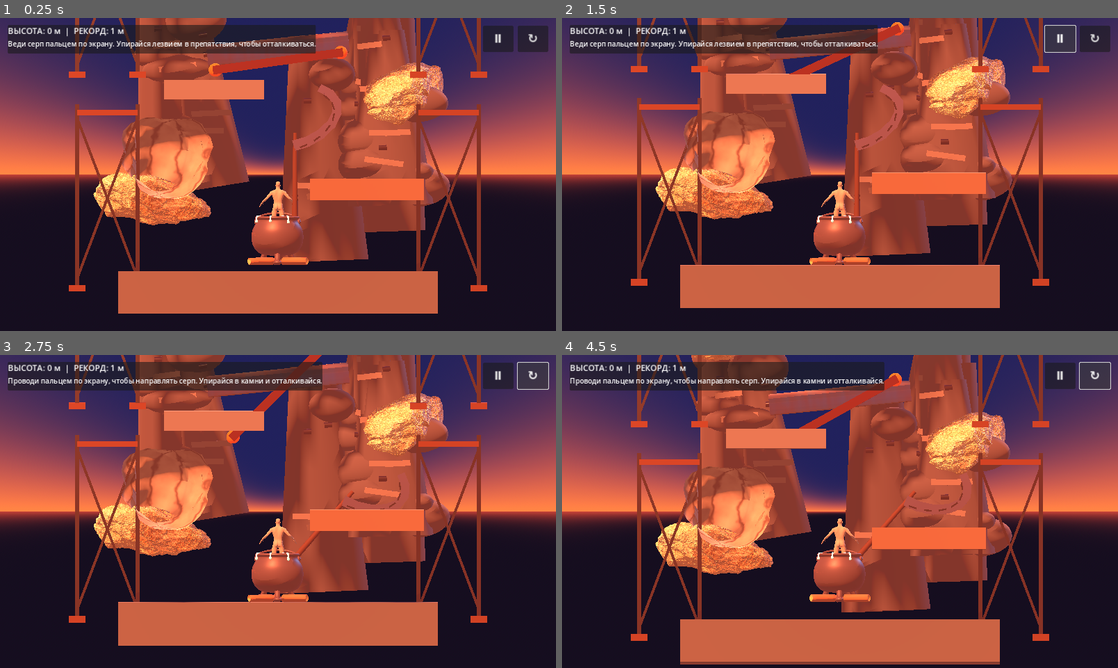
Above: before the commit, frames 1-4 (two rows, left to right).
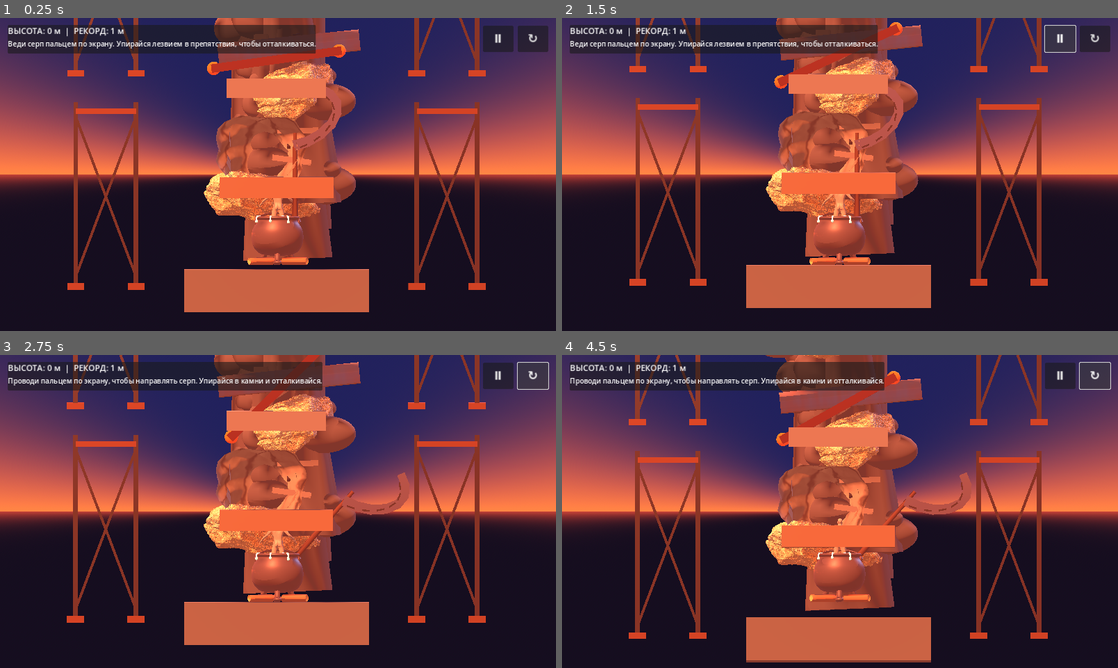
Above: after the commit, the same moments.

Repository: uchihabaha05-del/CLIMB-MASTER
Game: Godot game, scene res://scenes/main.tscn
Same seed, same stepped clock (60 frames per second), same inputs: the game is played once before the commit and once after it.
Inputs:
- Up to frame 1 (0.25 s): no input
- Up to frame 2 (1.5 s): click "Ⅱ" at 0.5 s; click "▶" at 1.25 s
- Up to frame 3 (2.75 s): click "↻" at 2 s
- Up to frame 4 (4.5 s): click "Ⅱ" at 2.75 s; click "▶" at 3.5 s; click "↻" at 4.25 s

The runs differ from the first frame. In frame 1, 37% of the frame differs, in the area x 12-88%, y 0-95%; in frame 2, 35%; in frame 3, 36%; in frame 4, 39%, in the area x 12-88%, y 0-99%.

Commit message:
Align climbing obstacles into one central route

Diff:
--- a/scripts/main.gd
+++ b/scripts/main.gd
@@ -72,14 +72,14 @@
     fill.light_energy = 0.38
     add_child(fill)
 
-    _add_platform(Vector3(0, -0.7, 0), Vector3(9, 1.2, 9), Color(0.25, 0.29, 0.32))
-    _add_platform(Vector3(2.5, 2.2, 0.0), Vector3(3.2, 0.6, 2.6), Color(0.35, 0.31, 0.26))
-    _add_platform(Vector3(-1.8, 5.0, 0.0), Vector3(2.8, 0.55, 2.4), Color(0.32, 0.36, 0.39))
-    _add_platform(Vector3(1.5, 7.8, 0.0), Vector3(2.6, 0.55, 2.3), Color(0.42, 0.34, 0.27))
-    _add_platform(Vector3(-2.0, 10.7, 0.0), Vector3(2.8, 0.55, 2.3), Color(0.32, 0.38, 0.34))
-    _add_platform(Vector3(1.2, 13.7, 0.0), Vector3(3.0, 0.55, 2.4), Color(0.39, 0.34, 0.31))
-    _add_platform(Vector3(-1.2, 16.8, 0.0), Vector3(3.0, 0.55, 2.4), Color(0.31, 0.36, 0.42))
-    _add_platform(Vector3(1.5, 20.0, 0.0), Vector3(3.5, 0.65, 3.0), Color(0.43, 0.36, 0.29))
+    _add_platform(Vector3(0, -0.7, 0), Vector3(5.2, 1.2, 9), Color(0.25, 0.29, 0.32))
+    _add_platform(Vector3(0.0, 2.2, 0.0), Vector3(3.2, 0.6, 2.6), Color(0.35, 0.31, 0.26))
+    _add_platform(Vector3(0.0, 5.0, 0.0), Vector3(2.8, 0.55, 2.4), Color(0.32, 0.36, 0.39))
+    _add_platform(Vector3(0.0, 7.8, 0.0), Vector3(2.6, 0.55, 2.3), Color(0.42, 0.34, 0.27))
+    _add_platform(Vector3(0.0, 10.7, 0.0), Vector3(2.8, 0.55, 2.3), Color(0.32, 0.38, 0.34))
+    _add_platform(Vector3(0.0, 13.7, 0.0), Vector3(3.0, 0.55, 2.4), Color(0.39, 0.34, 0.31))
+    _add_platform(Vector3(0.0, 16.8, 0.0), Vector3(3.0, 0.55, 2.4), Color(0.31, 0.36, 0.42))
+    _add_platform(Vector3(0.0, 20.0, 0.0), Vector3(3.5, 0.65, 3.0), Color(0.43, 0.36, 0.29))
 
     # Climbable rock pillars now have matching physics colliders.
     for i in range(12):
@@ -155,7 +155,7 @@
             bolt.material_override = steel
             rock_body.add_child(bolt)
 
-        rock_body.position = Vector3(randf_range(-5.5, 5.5), randf_range(1.0, 19.0), randf_range(-3.2, -1.8))
+        rock_body.position = Vector3(randf_range(-0.9, 0.9), randf_range(1.0, 19.0), randf_range(-3.2, -1.8))
         rock_body.rotation.z = randf_range(-0.2, 0.2)
         add_child(rock_body)
 
@@ -168,12 +168,12 @@
         return
 
     var placements: Array[Dictionary] = [
-        {"position": Vector3(-3.8, 1.25, -1.35), "rotation": Vector3(0.12, 0.35, -0.18), "scale": 2.65},
-        {"position": Vector3(3.7, 4.25, -1.55), "rotation": Vector3(-0.16, 1.15, 0.22), "scale": 2.85},
-        {"position": Vector3(-3.65, 7.25, -1.45), "rotation": Vector3(0.08, 2.1, -0.12), "scale": 2.7},
-        {"position": Vector3(3.75, 10.15, -1.5), "rotation": Vector3(-0.1, 0.55, 0.16), "scale": 2.9},
-        {"position": Vector3(-3.7, 13.25, -1.4), "rotation": Vector3(0.14, 1.65, -0.2), "scale": 2.75},
-        {"position": Vector3(3.55, 16.35, -1.5), "rotation": Vector3(-0.12, 2.55, 0.14), "scale": 2.85}
+        {"position": Vector3(-0.65, 1.25, -1.35), "rotation": Vector3(0.12, 0.35, -0.18), "scale": 2.65},
+        {"position": Vector3(0.65, 4.25, -1.55), "rotation": Vector3(-0.16, 1.15, 0.22), "scale": 2.85},
+        {"position": Vector3(-0.55, 7.25, -1.45), "rotation": Vector3(0.08, 2.1, -0.12), "scale": 2.7},
+        {"position": Vector3(0.60, 10.15, -1.5), "rotation": Vector3(-0.1, 0.55, 0.16), "scale": 2.9},
+        {"position": Vector3(-0.6, 13.25, -1.4), "rotation": Vector3(0.14, 1.65, -0.2), "scale": 2.75},
+        {"position": Vector3(0.55, 16.35, -1.5), "rotation": Vector3(-0.12, 2.55, 0.14), "scale": 2.85}
     ]
 
     for placement in placements:
@@ -221,12 +221,12 @@
 
     # Stagger the imported pieces along the route so they form a deliberate climbing line.
     var placements: Array[Dictionary] = [
-        {"source": source_rock, "position": Vector3(-3.15, 3.15, 0.1), "rotation": -0.18, "scale": 1.35, "name": "TexturedRock_A"},
-        {"source": source_pipe, "position": Vector3(0.0, 6.15, 0.15), "rotation": 0.10, "scale": 1.0, "name": "RustPipe_A"},
-        {"source": source_ledge, "position": Vector3(3.0, 8.95, 0.0), "rotation": -0.12, "scale": 1.15, "name": "StoneLedge_A"},
-        {"source": source_rock, "position": Vector3(3.25, 12.0, 0.1), "rotation": 0.22, "scale": 1.28, "name": "TexturedRock_B"},
-        {"source": source_pipe, "position": Vector3(0.0, 15.0, 0.15), "rotation": -0.14, "scale": 1.05, "name": "RustPipe_B"},
-        {"source": source_ledge, "position": Vector3(-3.0, 17.9, 0.0), "rotation": 0.15, "scale": 1.18, "name": "StoneLedge_B"}
+        {"source": source_rock, "position": Vector3(-0.45, 3.15, 0.1), "rotation": -0.18, "scale": 1.35, "name": "TexturedRock_A"},
+        {"source": source_pipe, "position": Vector3(0.35, 6.15, 0.15), "rotation": 0.10, "scale": 1.0, "name": "RustPipe_A"},
+        {"source": source_ledge, "position": Vector3(-0.35, 8.95, 0.0), "rotation": -0.12, "scale": 1.15, "name": "StoneLedge_A"},
+        {"source": source_rock, "position": Vector3(0.45, 12.0, 0.1), "rotation": 0.22, "scale": 1.28, "name": "TexturedRock_B"},
+        {"source": source_pipe, "position": Vector3(-0.35, 15.0, 0.15), "rotation": -0.14, "scale": 1.05, "name": "RustPipe_B"},
+        {"source": source_ledge, "position": Vector3(0.35, 17.9, 0.0), "rotation": 0.15, "scale": 1.18, "name": "StoneLedge_B"}
     ]
 
     for item in placements:
@@ -310,8 +310,8 @@
 func _build_checkpoints() -> void:
     # Checkpoints sit safely above the third and fifth ledges.
     checkpoint_positions = [
-        Vector3(1.5, 8.75, 0.0),
-        Vector3(1.2, 14.45, 0.0)
+        Vector3(0.0, 8.75, 0.0),
+        Vector3(0.0, 14.45, 0.0)
     ]
     for i in range(checkpoint_positions.size()):
         var marker := Node3D.new()
